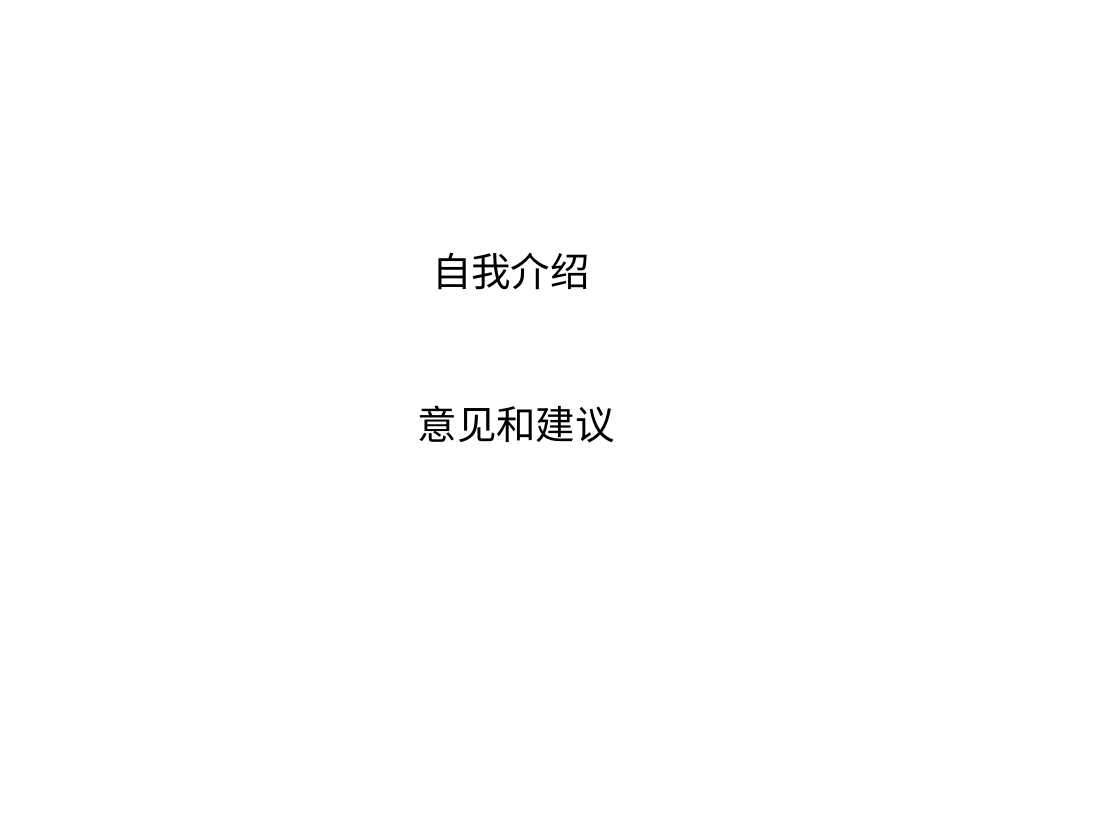
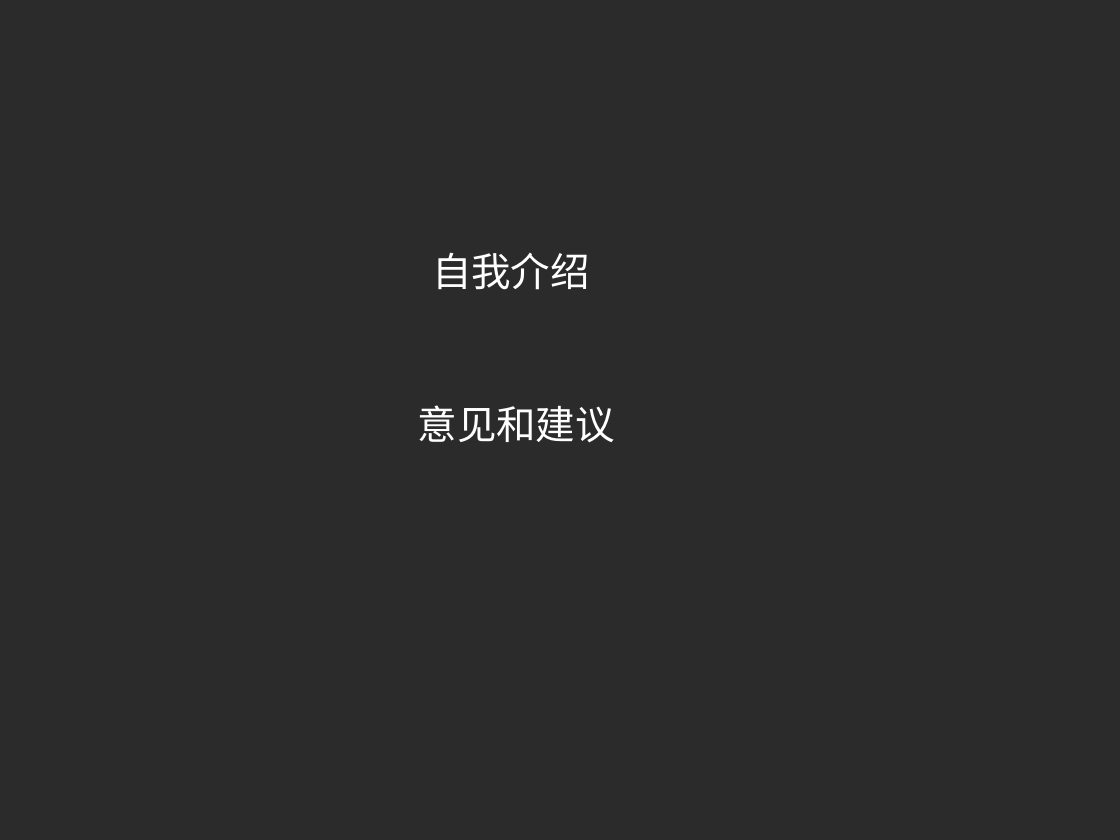
Before and after one commit to sevenler/document, a slide deck: slide 14 of push_operation_for_android.odp (slide 11 before the commit). Drawn at 1120x840 pixels with LibreOffice and Linux fonts; fonts in the diff are those of the drawing; background and template pictures are left out; a plain dark background stands for a picture behind light text. Boxes give left, top, right and bottom in pixels: in the first picture for what was removed or moved away, otherwise in the second. Text is boxed around its words. In the diff, an @@ line names an element or a change of style, - is before the commit and + after.

```diff
--- a/push_operation_for_android.odp
+++ b/push_operation_for_android.odp
@@ background #FFFFFF to picture (left out) @@
@@ text "自我介绍" at (432,252,590,290): text colour #000000 to #FFFFFF @@
@@ text "意见和建议" at (418,405,615,443): text colour #000000 to #FFFFFF @@
```
Also in this commit, not shown: 9 other slides changed, 3 slides added.
